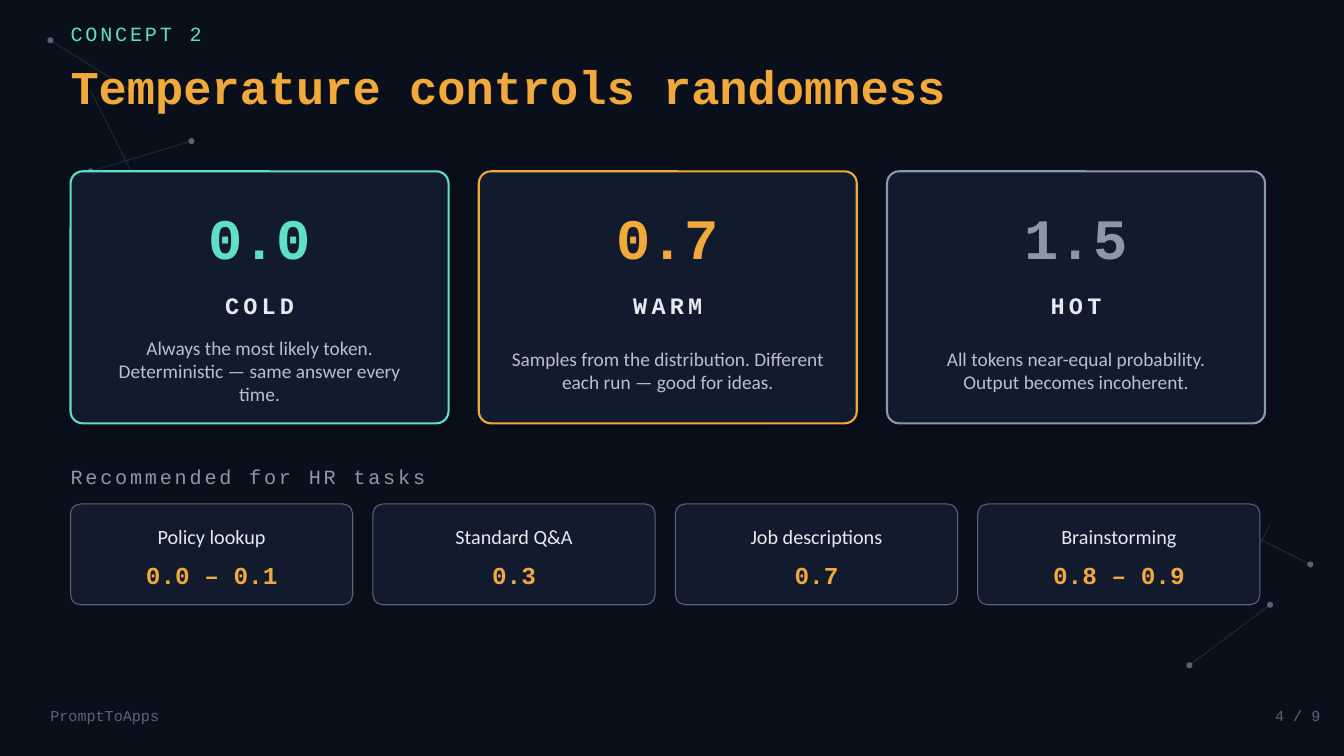
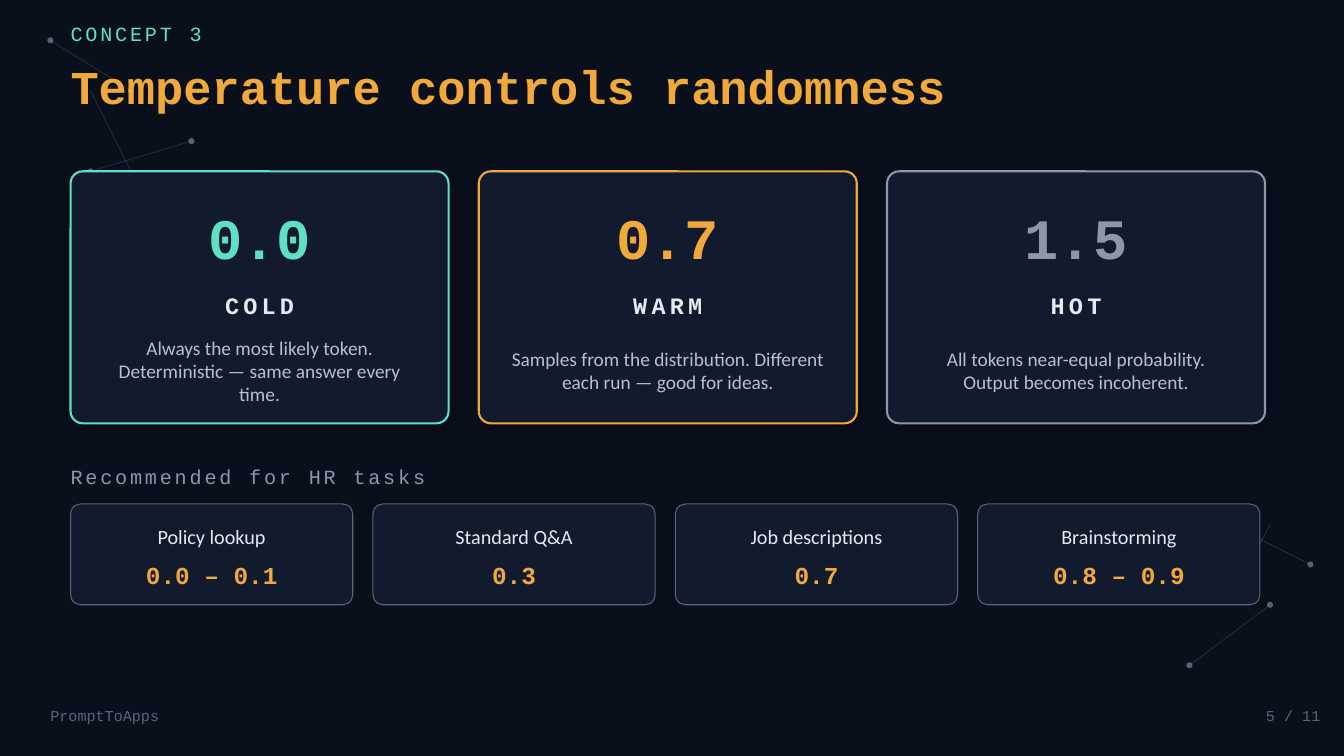
Before and after one commit to balajich/spring-ai-with-llama, a slide deck: slide 5 of slides/02-core-concepts.pptx (slide 4 before the commit). Drawn at 1344x756 pixels with LibreOffice and Linux fonts; fonts in the diff are those of the drawing. Boxes give left, top, right and bottom in pixels: in the first picture for what was removed or moved away, otherwise in the second. Text is boxed around its words. In the diff, an @@ line names an element or a change of style, - is before the commit and + after.

```diff
--- a/slides/02-core-concepts.pptx
+++ b/slides/02-core-concepts.pptx
@@ text at bbox=[71, 27, 202, 41]: text changed @@
-CONCEPT 2
+CONCEPT 3
@@ text at bbox=[1266, 711, 1320, 721]: text changed @@
-4 / 9
+5 / 11
```
Also in this commit, not shown: 8 other slides changed, 2 slides added, 6 other files.
